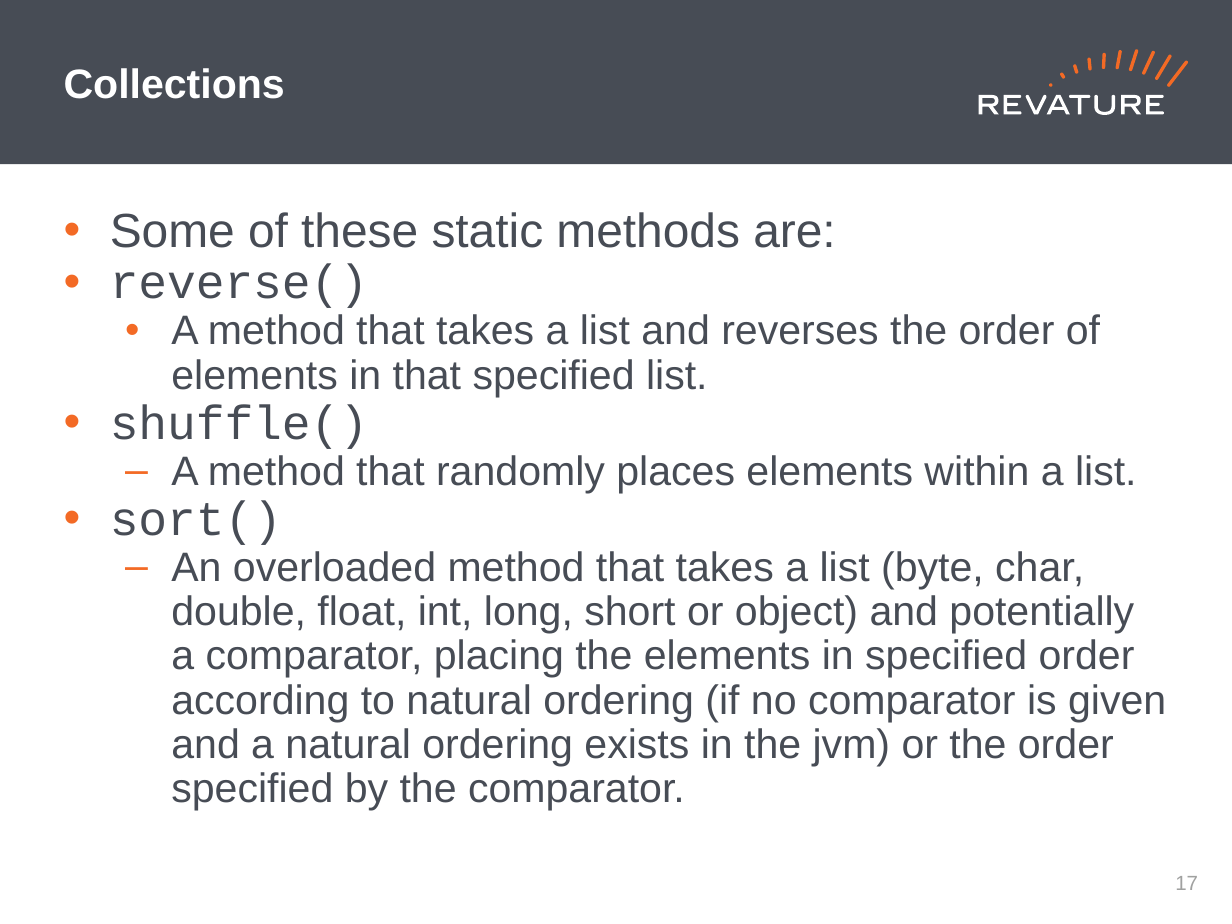
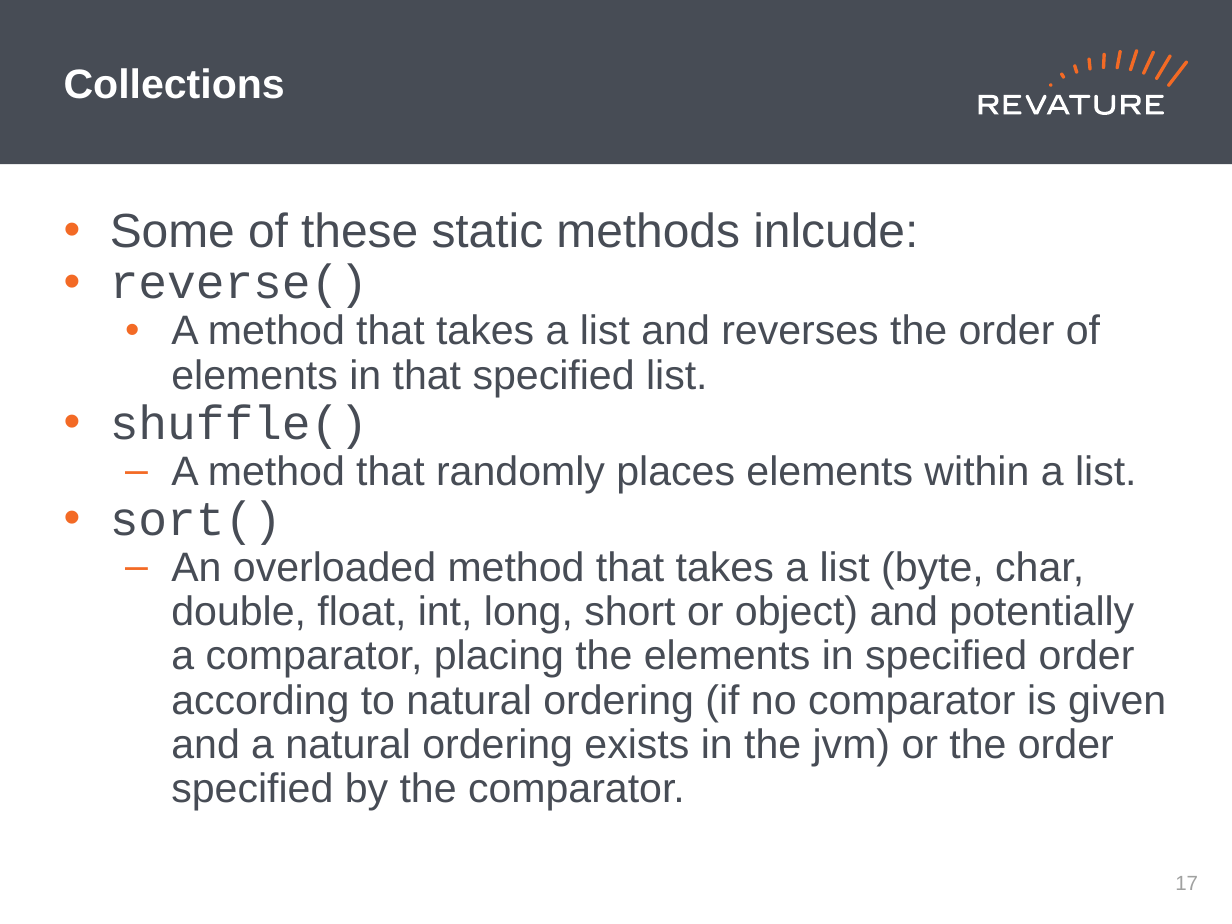
Before and after one commit to jhigherevature/ROCP-210208, a slide deck: slide 18 of powerpoints/Roc_Day5.pptx. Drawn at 1232x924 pixels with LibreOffice and Linux fonts; fonts in the diff are those of the drawing. Boxes give left, top, right and bottom in pixels: in the first picture for what was removed or moved away, otherwise in the second. Text is boxed around its words. In the diff, an @@ line names an element or a change of style, - is before the commit and + after.

```diff
--- a/powerpoints/Roc_Day5.pptx
+++ b/powerpoints/Roc_Day5.pptx
@@ text at bbox=[110, 212, 918, 248]: text changed @@
-• Some of these static methods are:
+• Some of these static methods inlcude:
```
Also in this commit, not shown: 3 other slides changed, 1 slide added, 14 other files.
